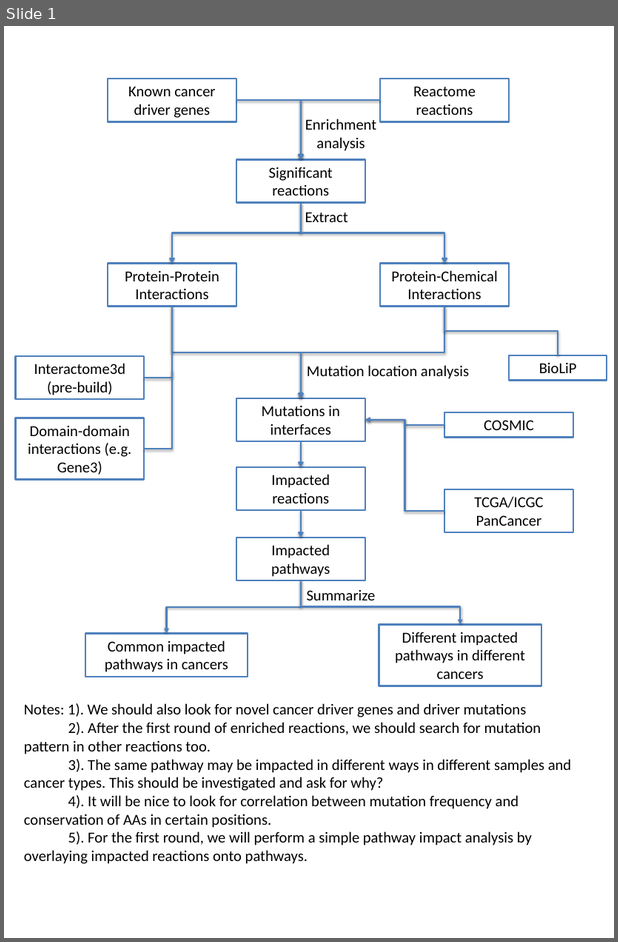
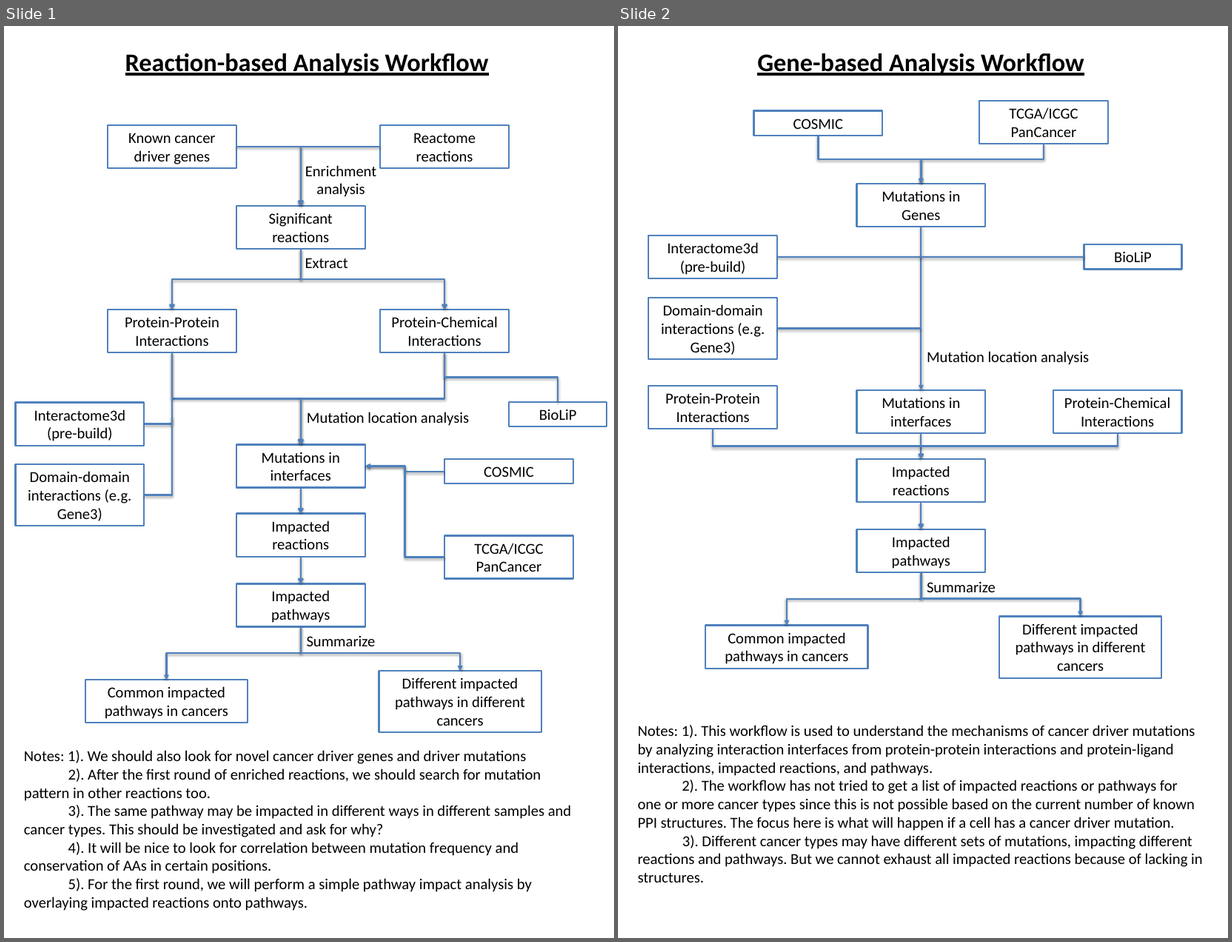
Before and after one commit to reactome-fi/mechismo_analysis, a slide deck: docs/Workflow.pptx. Shown side by side, each under a label of ours: slide 1 before the commit, slides 1 and 2 after it. The pictures are 618x942 and 1232x942 pixels, drawn with LibreOffice and Linux fonts; fonts in the diff are those of the drawing. Boxes give left, top, right and bottom in pixels: in the first picture for what was removed or moved away, otherwise in the second. Text is boxed around its words. In the diff, an @@ line names an element or a change of style, - is before the commit and + after.

Commit message:
Implemented the reaction-based workflow
Added a method to check all human reactions and find significantly
impacted reactions based on cosmic mutations and interactome3d; added a
new slide for doing a gene-based mutation analysis

```diff
--- a/docs/Workflow.pptx
+++ b/docs/Workflow.pptx
@@ slide 2 added at <box>618,26,1228,938</box>, background #FFFFFF @@
@@ text added at <box>757,53,1084,76</box>, 30 pt, text #000000, bold, underline @@
+Gene-based Analysis Workflow
@@ rectangle added at <box>754,111,883,135</box>, fill #FFFFFF, outline #4F81BD 2 pt, 18 pt, text #000000 @@
+COSMIC
@@ rectangle added at <box>979,101,1108,144</box>, fill #FFFFFF, outline #4F81BD 2 pt, 18 pt, text #000000 @@
+TCGA/ICGC PanCancer
@@ elbow arrow added from (818, 136) to (921, 184), #4F81BD 2 pt @@
@@ elbow arrow added from (1044, 144) to (921, 184), #4F81BD 2 pt @@
@@ rectangle added at <box>856,184,985,227</box>, fill #FFFFFF, outline #4F81BD 2 pt, 18 pt, text #000000 @@
+Mutations in Genes
@@ rectangle added at <box>648,235,777,278</box>, fill #FFFFFF, outline #4F81BD 2 pt, 18 pt, text #000000 @@
+Interactome3d (pre-build)
@@ arrow added from (921, 227) to (921, 390), #4F81BD 2 pt @@
@@ rectangle added at <box>1084,245,1182,269</box>, fill #FFFFFF, outline #4F81BD 2 pt, 18 pt, text #000000 @@
+BioLiP
@@ line added from (777, 257) to (921, 257), #4F81BD 2 pt @@
@@ line added from (1084, 257) to (921, 257), #4F81BD 2 pt @@
@@ rectangle added at <box>648,298,777,360</box>, fill #FFFFFF, outline #4F81BD 2 pt, 18 pt, text #000000 @@
+Domain-domain interactions (e.g. Gene3)
@@ line added from (777, 329) to (921, 329), #4F81BD 2 pt @@
@@ text added at <box>927,351,1089,365</box>, 18 pt, text #000000 @@
+Mutation location analysis
@@ rectangle added at <box>648,386,777,429</box>, fill #FFFFFF, outline #4F81BD 2 pt, 18 pt, text #000000 @@
+Protein-Protein Interactions
@@ rectangle added at <box>856,390,985,433</box>, fill #FFFFFF, outline #4F81BD 2 pt, 18 pt, text #000000 @@
+Mutations in interfaces
@@ rectangle added at <box>1053,390,1181,433</box>, fill #FFFFFF, outline #4F81BD 2 pt, 18 pt, text #000000 @@
+Protein-Chemical Interactions
@@ elbow line added from (713, 429) to (921, 446), #4F81BD 2 pt @@
@@ elbow line added from (1118, 433) to (921, 446), #4F81BD 2 pt @@
@@ arrow added from (921, 433) to (921, 459), #4F81BD 2 pt @@
@@ rectangle added at <box>856,459,985,503</box>, fill #FFFFFF, outline #4F81BD 2 pt, 18 pt, text #000000 @@
+Impacted reactions
@@ arrow added from (921, 503) to (921, 529), #4F81BD 2 pt @@
@@ rectangle added at <box>856,529,985,572</box>, fill #FFFFFF, outline #4F81BD 2 pt, 18 pt, text #000000 @@
+Impacted pathways
@@ elbow arrow added from (921, 572) to (787, 625), #4F81BD 2 pt @@
@@ elbow arrow added from (921, 572) to (1080, 617), #4F81BD 2 pt @@
@@ text added at <box>927,582,995,592</box>, 18 pt, text #000000 @@
+Summarize
@@ rectangle added at <box>999,617,1161,679</box>, fill #FFFFFF, outline #4F81BD 2 pt, 18 pt, text #000000 @@
+Different impacted pathways in different cancers
@@ rectangle added at <box>706,625,868,668</box>, fill #FFFFFF, outline #4F81BD 2 pt, 18 pt, text #000000 @@
+Common impacted pathways in cancers
@@ text added at <box>638,725,1203,882</box>, 18 pt, text #000000 @@
+Notes: 1). This workflow is used to understand the mechanisms of cancer driver mutations by analyzing interaction interfaces from protein-protein interactions and protein-ligand interactions, impacted reactions, and pathways.
+2). The workflow has not tried to get a list of impacted reactions or pathways for one or more cancer types since this is not possible based on the current number of known PPI structures. The focus here is what will happen if a cell has a cancer driver mutation.
+3). Different cancer types may have different sets of mutations, impacting different reactions and pathways. But we cannot exhaust all impacted reactions because of lacking in structures.
@@ slide 1 changed as well @@
@@ text added at <box>125,53,489,76</box>, 30 pt, text #000000, bold, underline @@
+Reaction-based Analysis Workflow
@@ 9 rectangles, 2 elbow arrows, 1 text: place and size @@
-9 rectangles, 2 elbow arrows, 1 text at <box>16,79,607,676</box>
+9 rectangles, 2 elbow arrows, 1 text at <box>16,125,607,723</box>
@@ 8 elbow arrows, 6 rectangles, 4 texts, 3 elbow lines, 2 arrows: place and size @@
-8 elbow arrows, 6 rectangles, 4 texts, 3 elbow lines, 2 arrows at <box>24,118,573,864</box>
+8 elbow arrows, 6 rectangles, 4 texts, 3 elbow lines, 2 arrows at <box>24,165,573,910</box>
```
Also in this commit, not shown: 6 other files.
